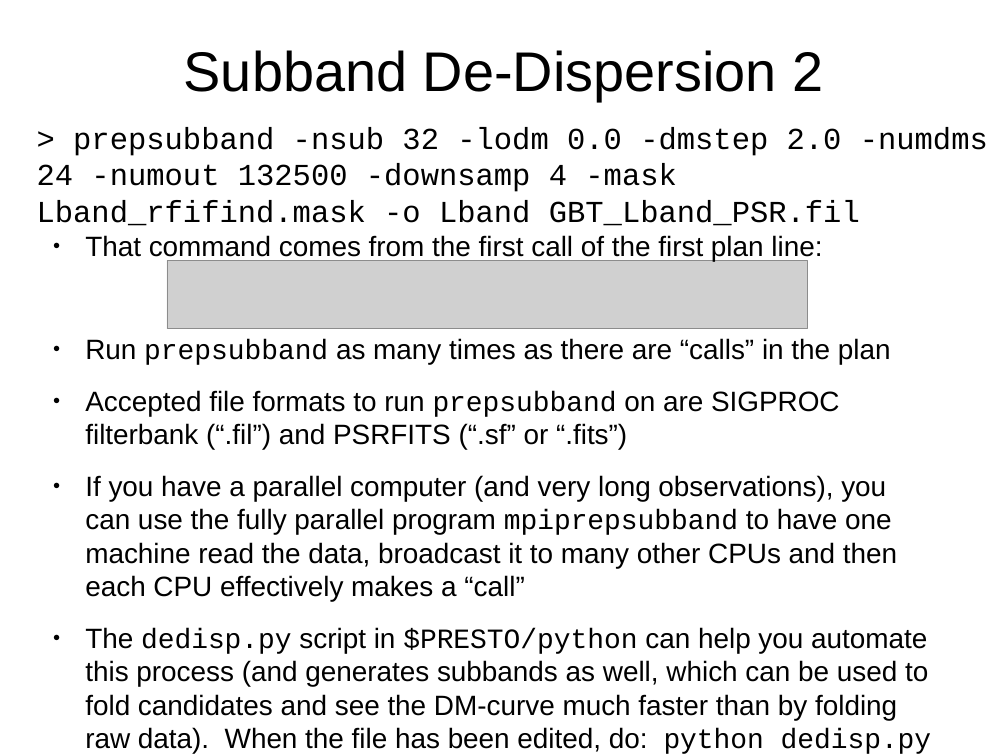
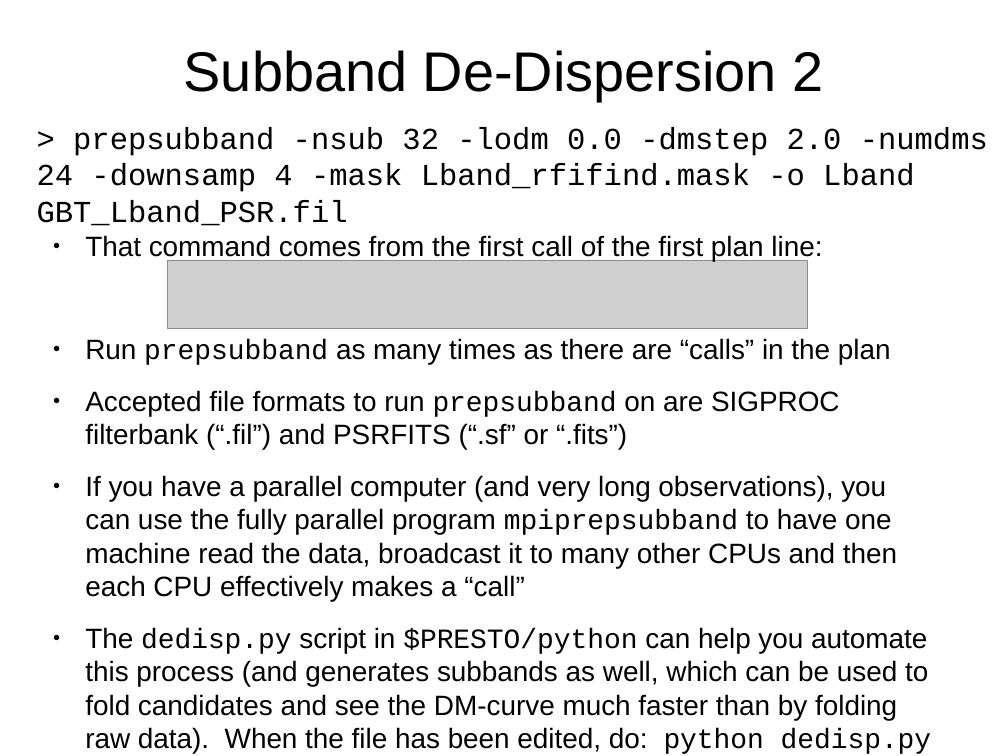
Before and after one commit to scottransom/presto, a slide deck: slide 19 of docs/PRESTO_search_tutorial.odp. Drawn at 1008x756 pixels with LibreOffice and Linux fonts; fonts in the diff are those of the drawing; grey boxes stand for pictures. Boxes give left, top, right and bottom in pixels: in the first picture for what was removed or moved away, otherwise in the second. Text is boxed around its words. In the diff, an @@ line names an element or a change of style, - is before the commit and + after.

```diff
--- a/docs/PRESTO_search_tutorial.odp
+++ b/docs/PRESTO_search_tutorial.odp
@@ text at [37,127,988,226]: text changed @@
-> prepsubband -nsub 32 -lodm 0.0 -dmstep 2.0 -numdms 24 -numout 132500 -downsamp 4 -mask Lband_rfifind.mask -o Lband GBT_Lband_PSR.fil
+> prepsubband -nsub 32 -lodm 0.0 -dmstep 2.0 -numdms 24 -downsamp 4 -mask Lband_rfifind.mask -o Lband GBT_Lband_PSR.fil
```
Also in this commit, not shown: 7 other slides changed, 1 other file.
